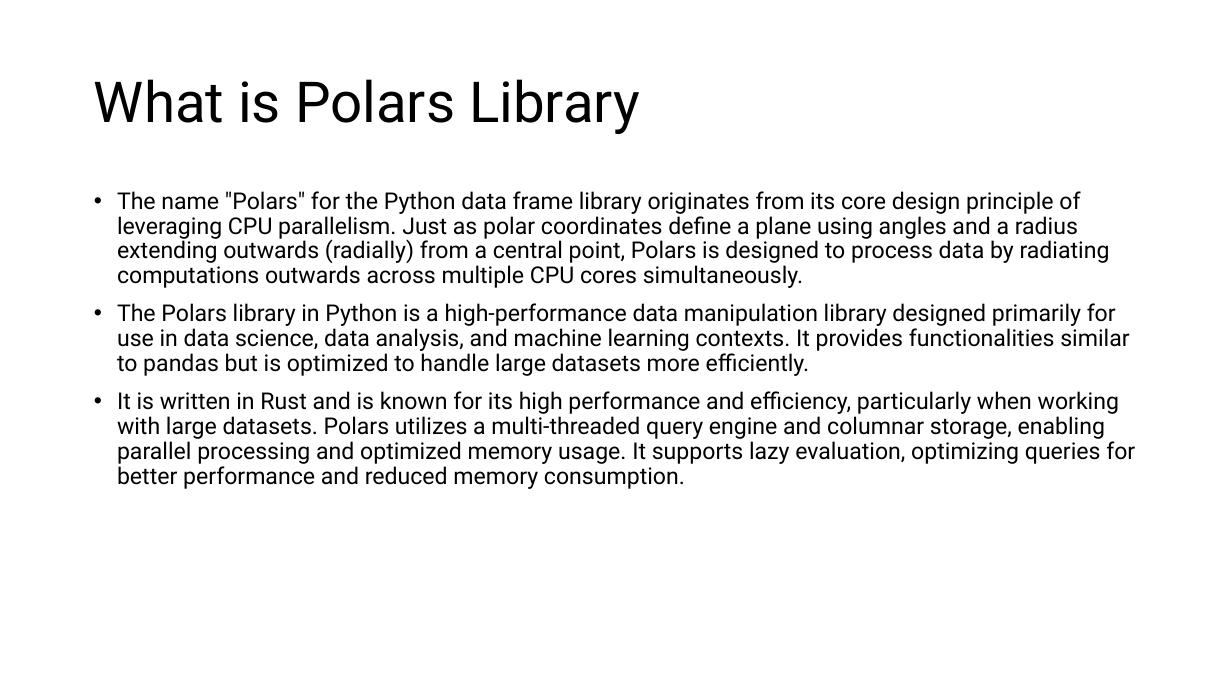
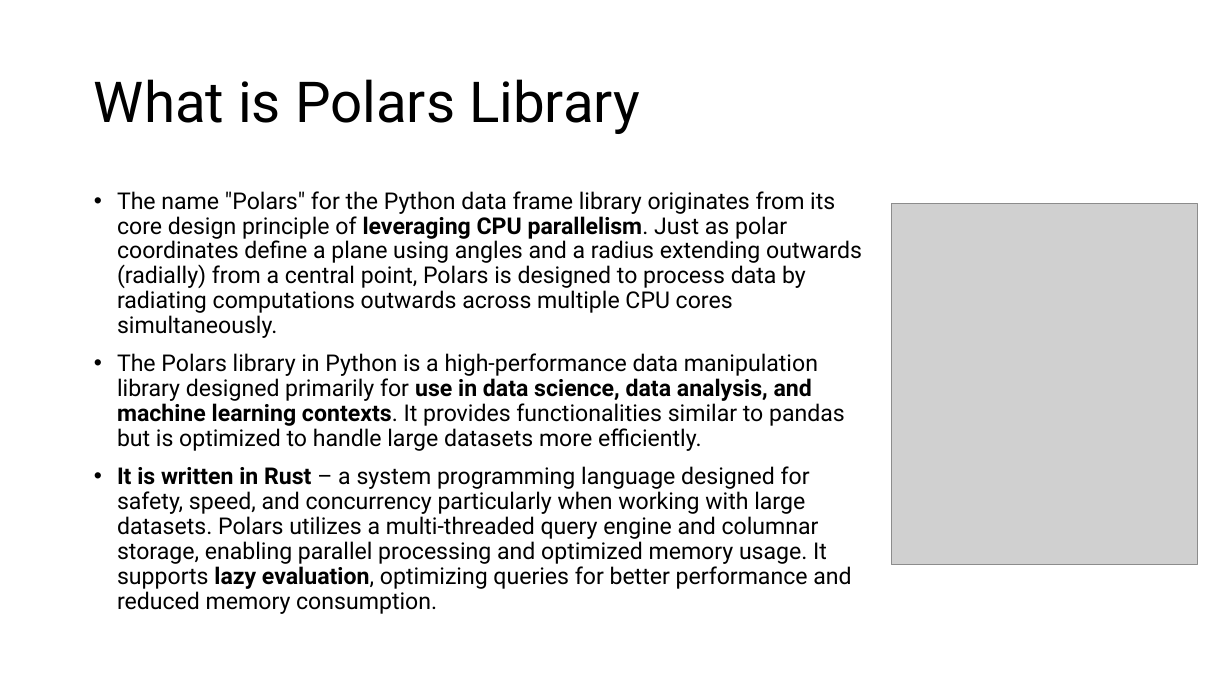
Before and after one commit to gdallvo1/OIM7502_SP25_classwork, a slide deck: slide 2 of Midterm_Polars/Polar_PythonLibrary.pptx. Drawn at 1232x693 pixels with LibreOffice and Linux fonts; fonts in the diff are those of the drawing; grey boxes stand for pictures. Boxes give left, top, right and bottom in pixels: in the first picture for what was removed or moved away, otherwise in the second. Text is boxed around its words. In the diff, an @@ line names an element or a change of style, - is before the commit and + after.

```diff
--- a/Midterm_Polars/Polar_PythonLibrary.pptx
+++ b/Midterm_Polars/Polar_PythonLibrary.pptx
@@ text at box(117, 191, 862, 451): bold on in "leveraging CPU parallelism.", "use in data science, data analysis, and ..." @@
@@ picture added at box(892, 203, 1198, 565) @@
@@ text at box(117, 466, 851, 614): text changed @@
-• It is written in Rust and is known for its high performance and efficiency, particularly when working with large datasets. Polars utilizes a multi-threaded query engine and columnar storage, enabling parallel processing and optimized memory usage. It supports lazy evaluation, optimizing queries for better performance and reduced memory consumption.
+• It is written in Rust – a system programming language designed for safety, speed, and concurrency particularly when working with large datasets. Polars utilizes a multi-threaded query engine and columnar storage, enabling parallel processing and optimized memory usage. It supports lazy evaluation, optimizing queries for better performance and reduced memory consumption.
```
Also in this commit, not shown: 4 other slides changed, 3 slides added, 1 slide removed, 3 other files.
